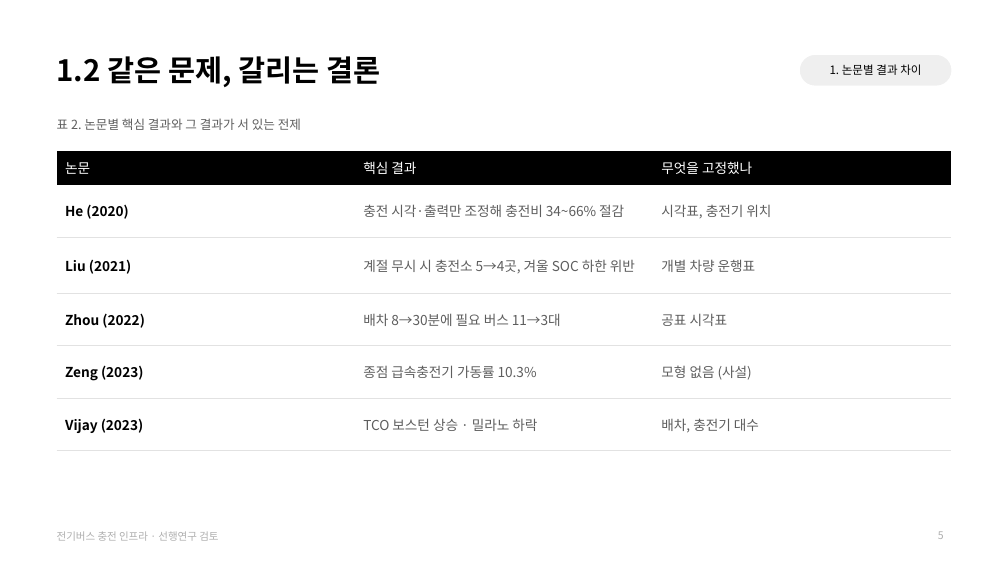
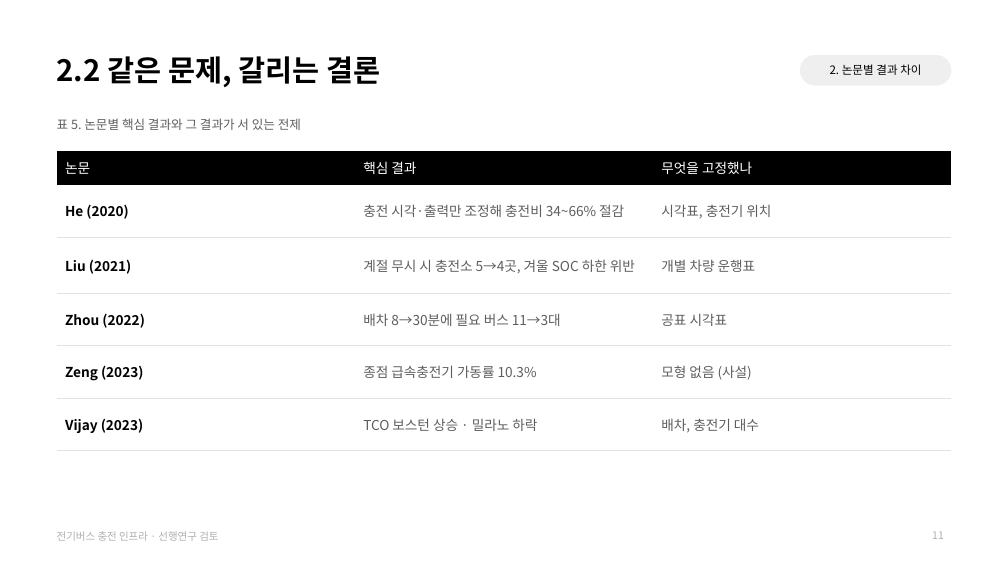
Before and after one commit to jujuwon7/presentation, a slide deck: slide 11 of 전기버스_충전인프라_선행연구_검토.pptx (slide 5 before the commit). Drawn at 1008x567 pixels with LibreOffice and Linux fonts; fonts in the diff are those of the drawing. Boxes give left, top, right and bottom in pixels: in the first picture for what was removed or moved away, otherwise in the second. Text is boxed around its words. In the diff, an @@ line names an element or a change of style, - is before the commit and + after.

```diff
--- a/전기버스_충전인프라_선행연구_검토.pptx
+++ b/전기버스_충전인프라_선행연구_검토.pptx
@@ title at (57,56,380,87): text changed @@
-1.2 같은 문제, 갈리는 결론
+2.2 같은 문제, 갈리는 결론
@@ text at (830,64,921,75): text changed @@
-1. 논문별 결과 차이
+2. 논문별 결과 차이
@@ text at (57,118,301,130): text changed @@
-표 2. 논문별 핵심 결과와 그 결과가 서 있는 전제
+표 5. 논문별 핵심 결과와 그 결과가 서 있는 전제
@@ page number at (932,531,944,539): text changed @@
-5
+11
```
Also in this commit, not shown: 13 other slides changed, 6 slides added.
